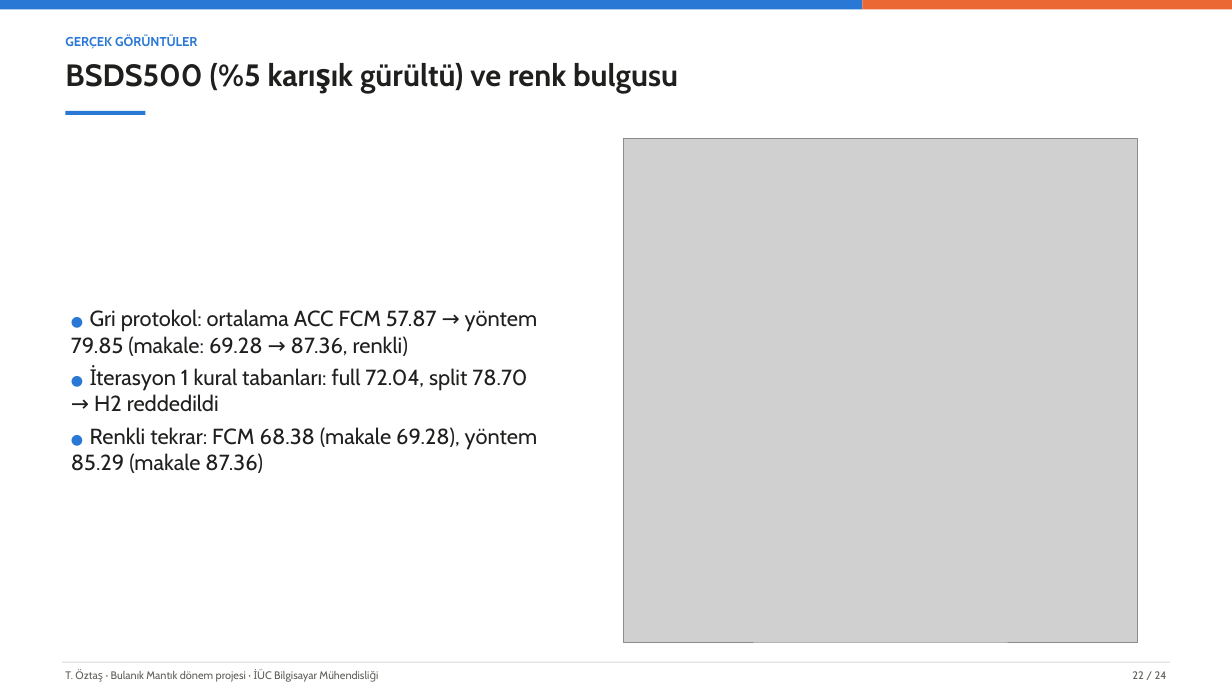
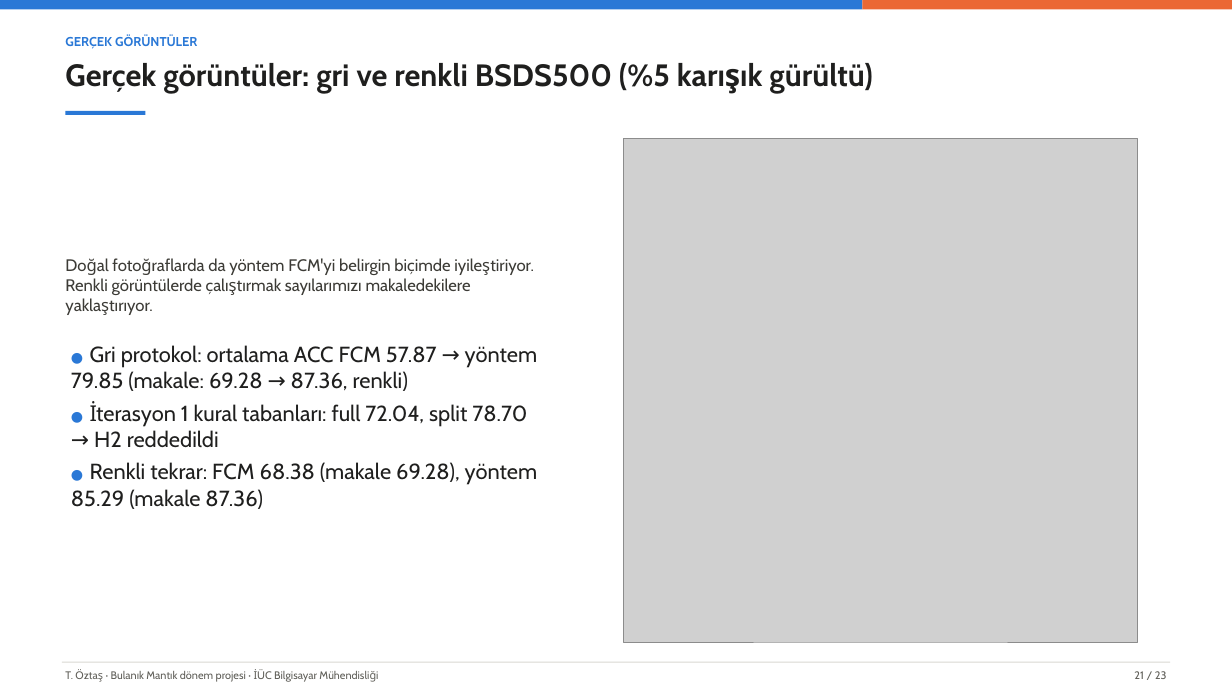
Before and after one commit to tarikoztas/fuzzy-logic-project, a slide deck: slide 21 of presentation/presentation_tr.pptx (slide 22 before the commit). Drawn at 1232x693 pixels with LibreOffice and Linux fonts; fonts in the diff are those of the drawing; grey boxes stand for pictures. Boxes give left, top, right and bottom in pixels: in the first picture for what was removed or moved away, otherwise in the second. Text is boxed around its words. In the diff, an @@ line names an element or a change of style, - is before the commit and + after.

Commit message:
faz9: slides without the demo and the inconsistency slide; short lead text on every content slide (D-048)

```diff
--- a/presentation/presentation_tr.pptx
+++ b/presentation/presentation_tr.pptx
@@ text at bbox=[65, 63, 872, 93]: text changed @@
-BSDS500 (%5 karışık gürültü) ve renk bulgusu
+Gerçek görüntüler: gri ve renkli BSDS500 (%5 karışık gürültü)
@@ text added at bbox=[65, 258, 471, 295], 13 pt, text #3C3B36 @@
+Doğal fotoğraflarda da yöntem FCM'yi belirgin biçimde iyileştiriyor. Renkli görüntülerde çalıştırmak sayılarımızı makaledekilere yaklaştırıyor.
@@ text "● Gri protokol: ortalama ACC ...": place and size @@
-text "● Gri protokol: ortalama ACC ..." at bbox=[71, 309, 538, 473]
+text "● Gri protokol: ortalama ACC ..." at bbox=[71, 345, 538, 509]
@@ text "● Gri protokol: ortalama ACC ..." at bbox=[71, 345, 538, 509]: vertical alignment middle to top @@
@@ text at bbox=[1134, 671, 1167, 679]: text changed @@
-22 / 24
+21 / 23
```
Also in this commit, not shown: 21 other slides changed, 1 slide removed, 12 other files.
